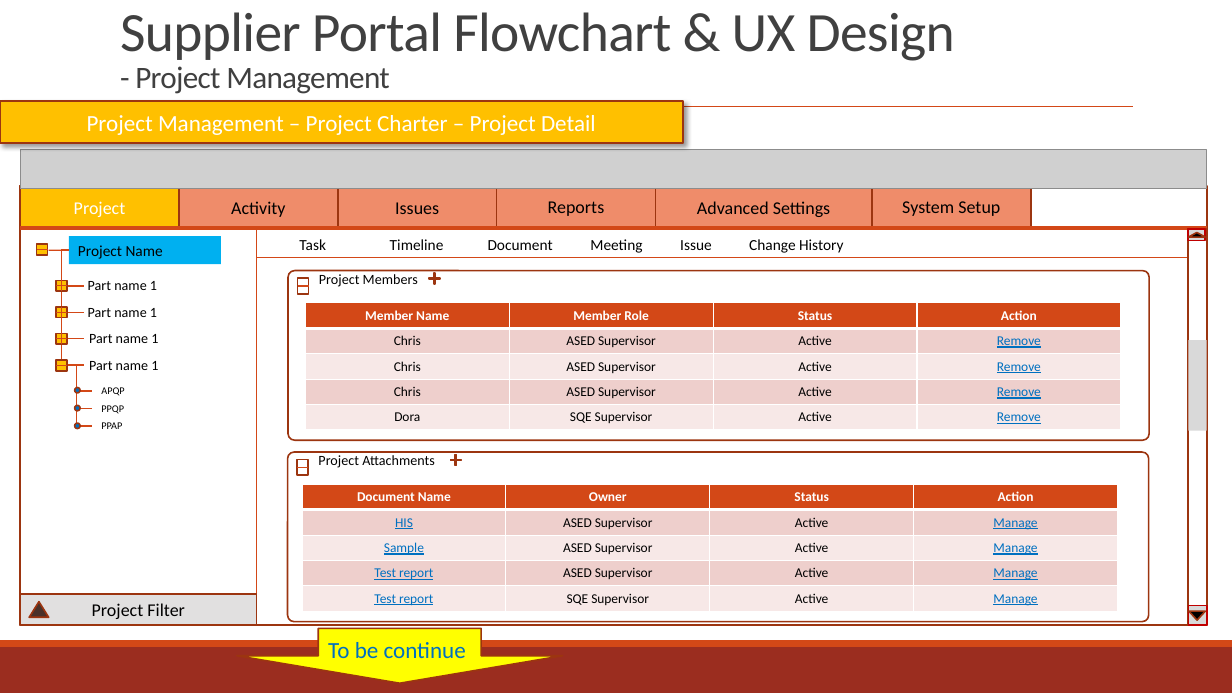
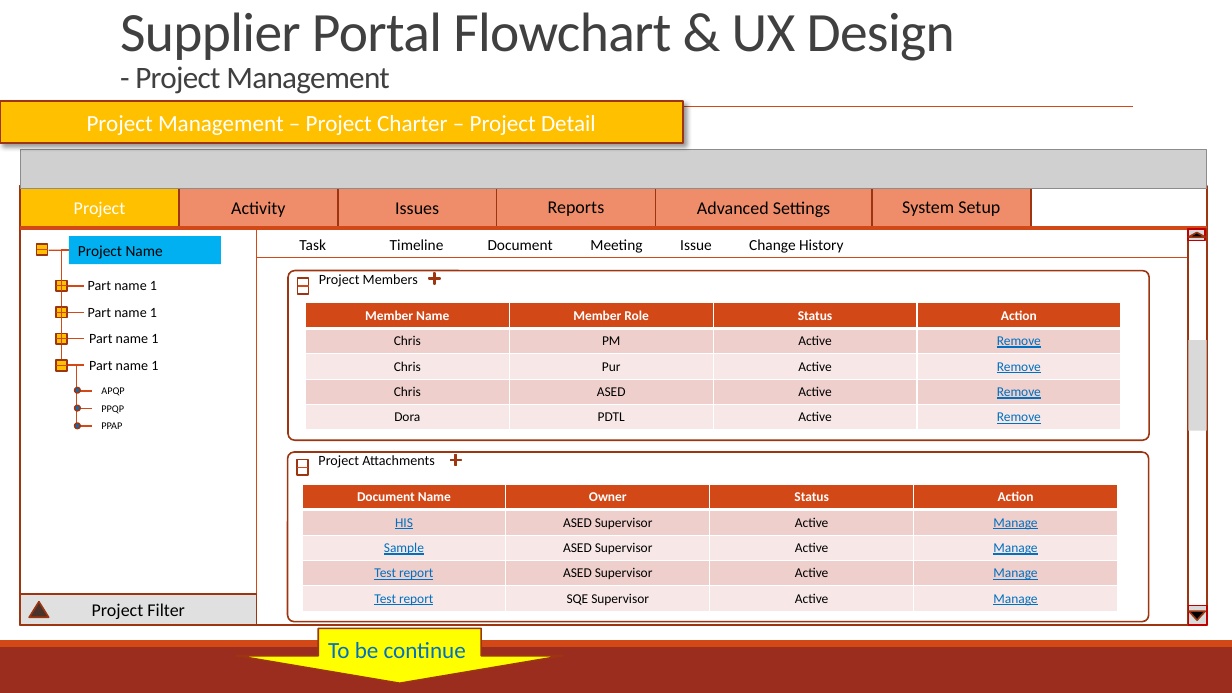
Before and after one commit to zyw9963/YFVE-supplier-portal, a slide deck: slide 52 of projects/YanFeng/02 System Design/User Stories/Flowcharts/Supplier FlowCharts & UX.pptx. Drawn at 1232x693 pixels with LibreOffice and Linux fonts; fonts in the diff are those of the drawing; grey boxes stand for pictures. Boxes give left, top, right and bottom in pixels: in the first picture for what was removed or moved away, otherwise in the second. Text is boxed around its words. In the diff, an @@ line names an element or a change of style, - is before the commit and + after.

```diff
--- a/projects/YanFeng/02 System Design/User Stories/Flowcharts/Supplier FlowCharts & UX.pptx
+++ b/projects/YanFeng/02 System Design/User Stories/Flowcharts/Supplier FlowCharts & UX.pptx
@@ table at [306,303,1123,431] @@
-row 2, column 2: ASED Supervisor
+row 2, column 2: PM
-row 3, column 2: ASED Supervisor
+row 3, column 2: Pur
-row 4, column 2: ASED Supervisor
+row 4, column 2: ASED
-row 5, column 2: SQE Supervisor
+row 5, column 2: PDTL
```
Also in this commit, not shown: 3 other slides changed, 2 slides added, 2 other files.
